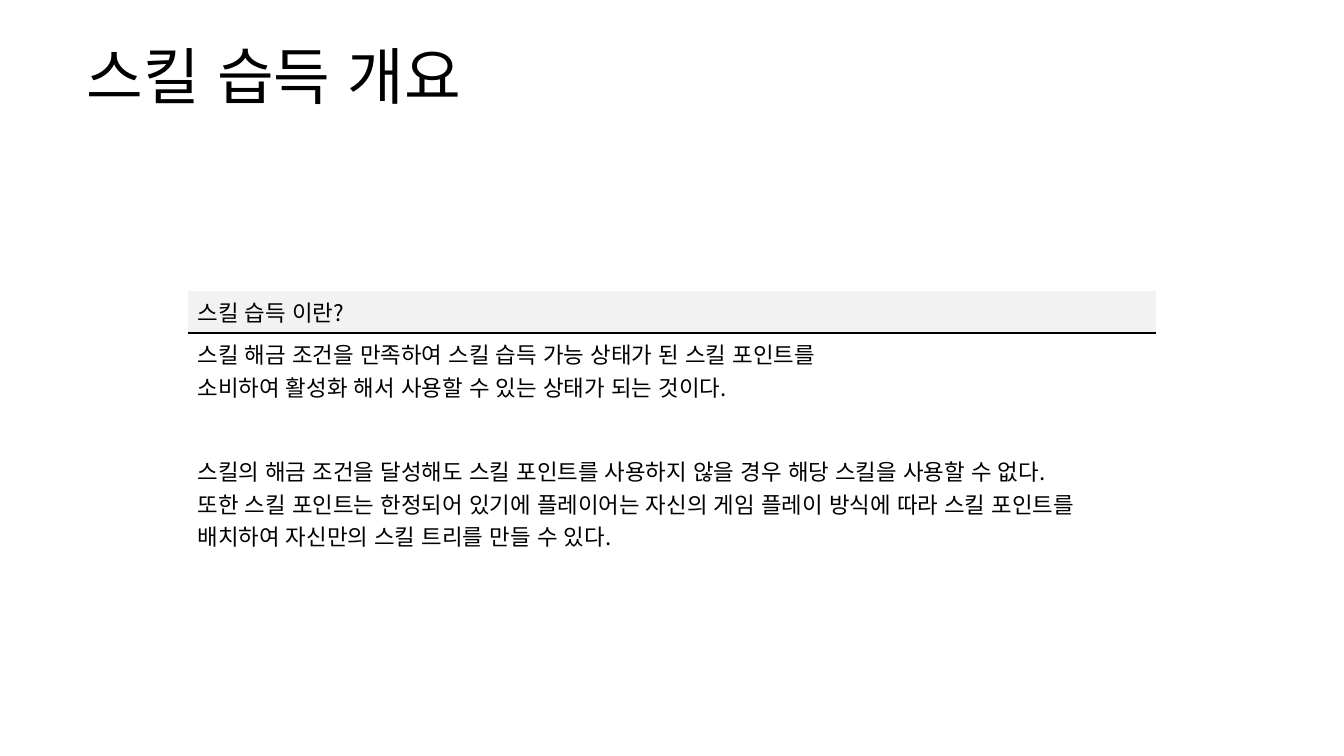
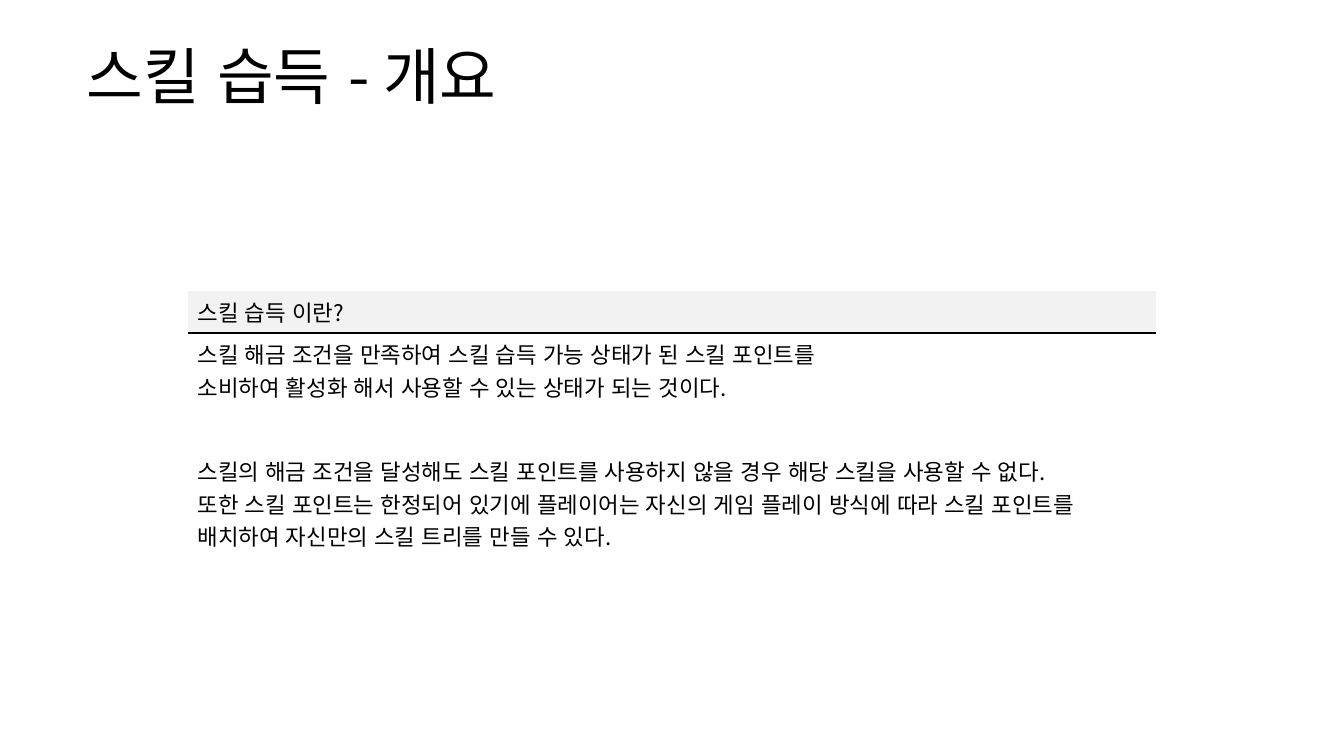
Before and after one commit to yjk0401/unityenginebasic_9th, a slide deck: slide 6 of 기획/방랑엽사전/스킬 시스템 기획서.pptx. Drawn at 1344x756 pixels with LibreOffice and Linux fonts; fonts in the diff are those of the drawing. Boxes give left, top, right and bottom in pixels: in the first picture for what was removed or moved away, otherwise in the second. Text is boxed around its words. In the diff, an @@ line names an element or a change of style, - is before the commit and + after.

```diff
--- a/기획/방랑엽사전/스킬 시스템 기획서.pptx
+++ b/기획/방랑엽사전/스킬 시스템 기획서.pptx
@@ text at (x1=87, y1=48, x2=496, y2=104): text changed @@
-스킬 습득 개요
+스킬 습득 - 개요
```
Also in this commit, not shown: 9 other slides changed, 1 slide removed, 3 other files.
